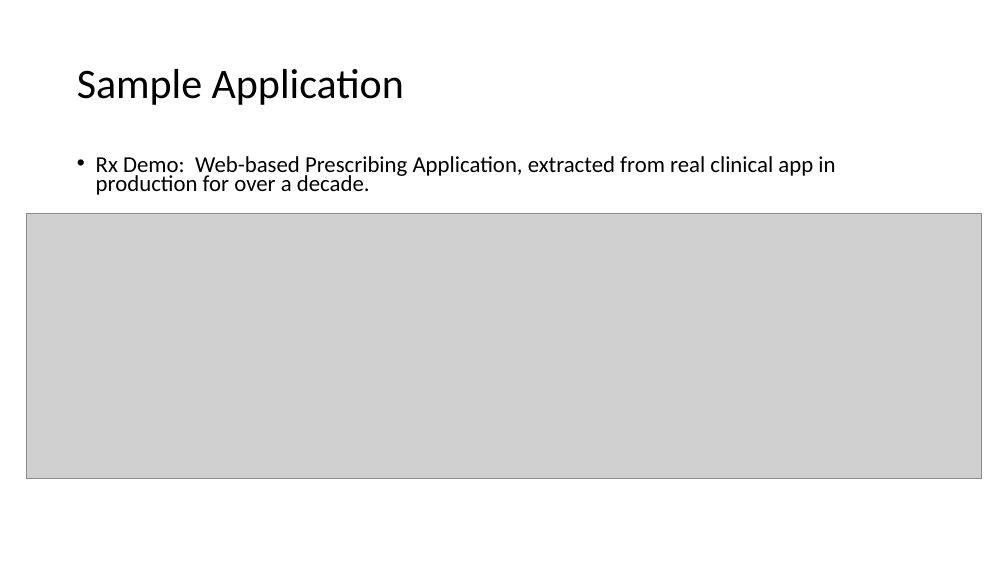
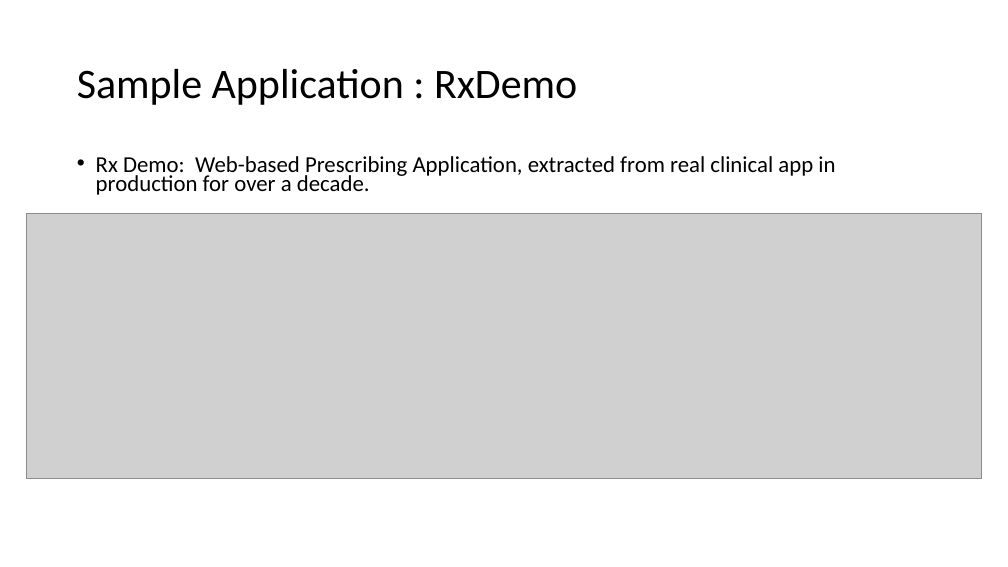
Before and after one commit to weaverj/testpyramidexample, a slide deck: slide 5 of Test Pyramid Presentation.pptx. Drawn at 1008x567 pixels with LibreOffice and Linux fonts; fonts in the diff are those of the drawing; grey boxes stand for pictures; background and template pictures are left out. Boxes give left, top, right and bottom in pixels: in the first picture for what was removed or moved away, otherwise in the second. Text is boxed around its words. In the diff, an @@ line names an element or a change of style, - is before the commit and + after.

```diff
--- a/Test Pyramid Presentation.pptx
+++ b/Test Pyramid Presentation.pptx
@@ title at box(77, 69, 577, 105): text changed @@
-Sample Application
+Sample Application : RxDemo
```
Also in this commit, not shown: 2 other slides changed, 6 other files.
